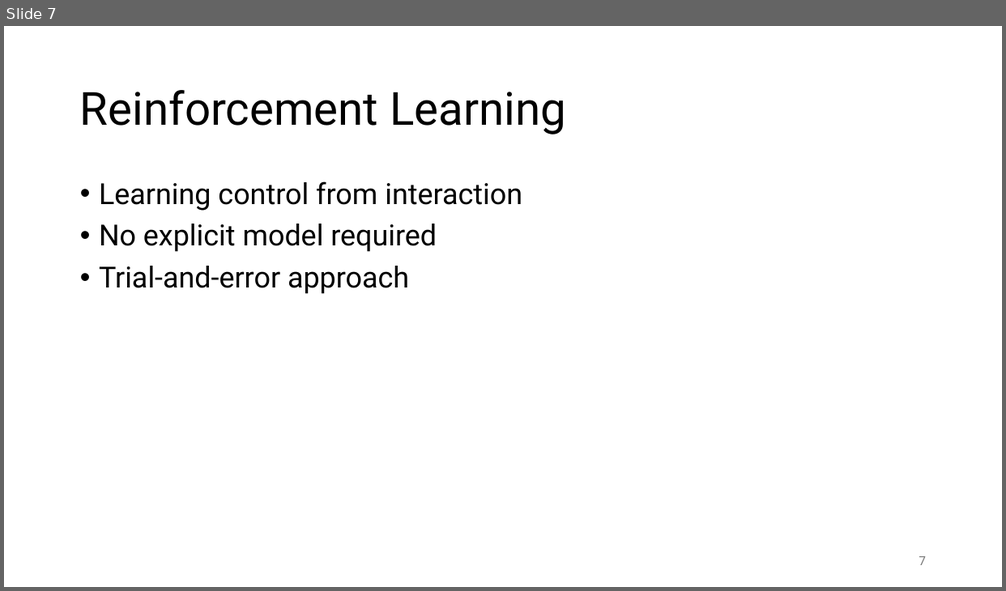
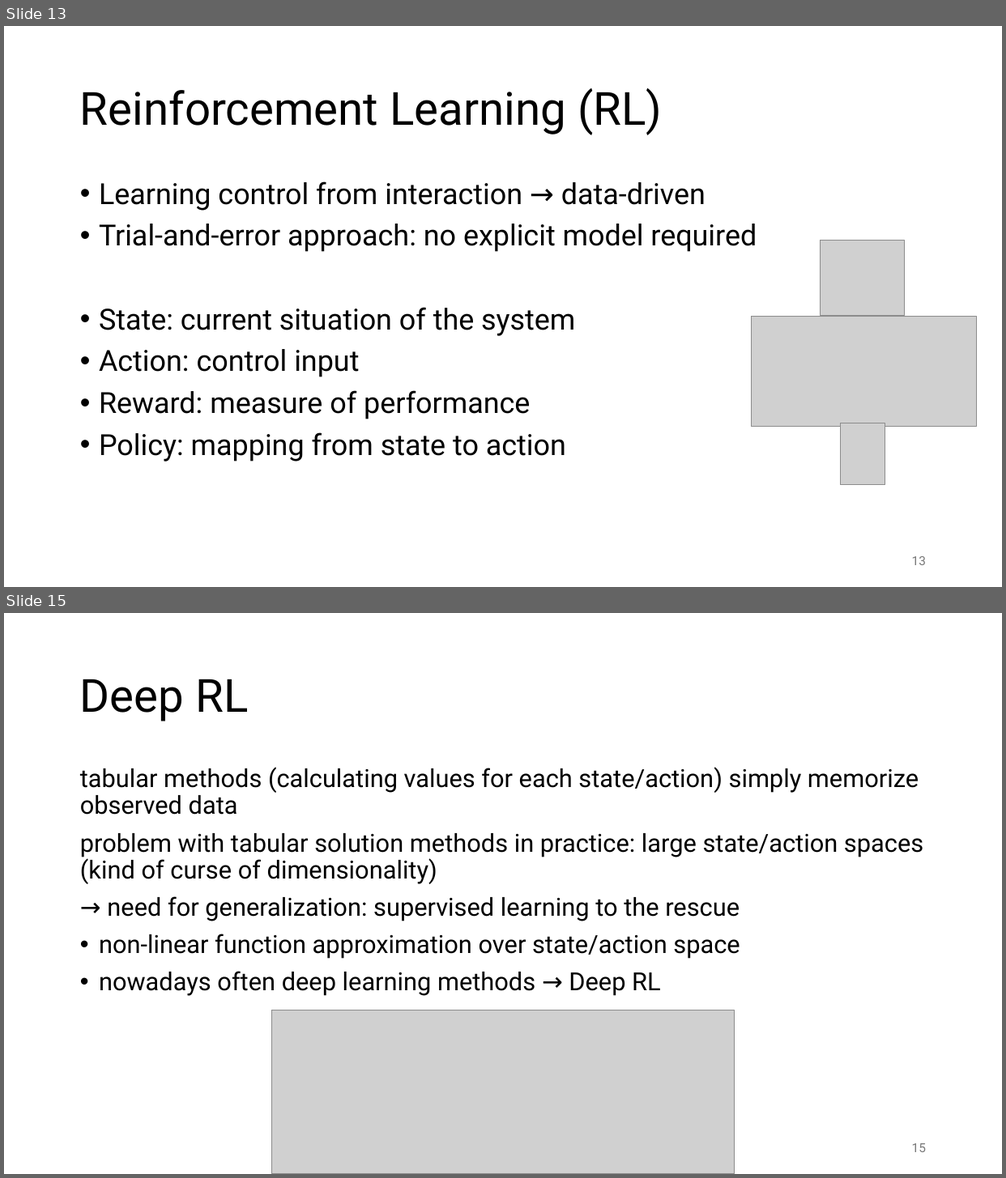
Before and after one commit to FelixWick/control_engineering, a slide deck: slides/8_advanced_control.pptx. Shown one above the other, each under a label of ours: slide 7 before the commit, slides 13 and 15 after it; the slides between them are not shown. The pictures are 1006x591 and 1006x1178 pixels, drawn with LibreOffice and Linux fonts; fonts in the diff are those of the drawing; grey boxes stand for pictures. Boxes give left, top, right and bottom in pixels: in the first picture for what was removed or moved away, otherwise in the second. Text is boxed around its words. In the diff, an @@ line names an element or a change of style, - is before the commit and + after.

Commit message:
advanced control

```diff
--- a/slides/8_advanced_control.pptx
+++ b/slides/8_advanced_control.pptx
@@ slide 15 added at (4, 613, 1002, 1174), background #FFFFFF @@
@@ title added at (80, 679, 248, 722), 44 pt, text #000000 @@
+Deep RL
@@ text added at (80, 767, 923, 996), 24 pt, text #000000 @@
+tabular methods (calculating values for each state/action) simply memorize observed data
+problem with tabular solution methods in practice: large state/action spaces (kind of curse of dimensionality)
+→ need for generalization: supervised learning to the rescue
+• non-linear function approximation over state/action space
+• nowadays often deep learning methods → Deep RL
@@ picture added at (271, 1011, 735, 1174) @@
@@ page number added at (912, 1144, 926, 1152), 12 pt, text #797979 @@
+15
@@ what was slide 7 is now slide 13 @@
@@ slide 13 changed as well @@
@@ title at (80, 88, 662, 135): text changed @@
-Reinforcement Learning
+Reinforcement Learning (RL)
@@ text at (99, 182, 756, 462): text changed @@
-• Learning control from interaction
-• No explicit model required
-• Trial-and-error approach
+• Learning control from interaction → data-driven
+• Trial-and-error approach: no explicit model required
+• State: current situation of the system
+• Action: control input
+• Reward: measure of performance
+• Policy: mapping from state to action
@@ picture added at (820, 240, 905, 316) @@
@@ picture added at (751, 317, 977, 426) @@
@@ picture added at (840, 424, 885, 485) @@
@@ page number at (912, 557, 926, 565): text changed @@
-7
+13
```
Also in this commit, not shown: 2 other slides changed, 11 other slides added, 3 slides removed, 3 other files.
